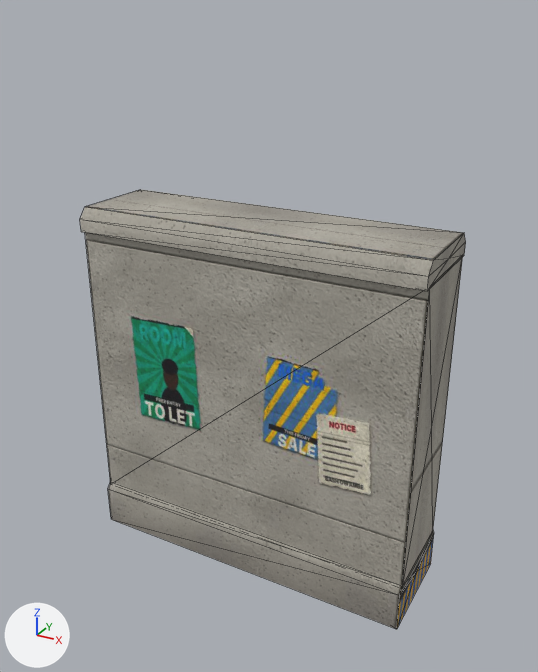
The glTF model src/assets/models/env_wall.glb: old version first, new version second.
Camera for both pictures: a camera (50 mm lens) standing at (0.941, -1.679, 1.557) and looking at (0.02, -0.004, 0.72). The axes (+X, +Y, +Z) are drawn at lower left. The lights are the same throughout. The older version comes first. Mesh edges are drawn as thin lines. Where no turn or scale is listed for an object, it has been applied to the vertices. Vertices at exactly the same position are counted once.

The older version as bpy lines, for what is in view:
```python
me_env_wall_body = bpy.data.meshes.new('env_wall_body')
me_env_wall_body.from_pydata(...)  # 38 vertices, 64 faces; spans x -0.5..0.5, y -0.15..0.15, z 0.0..1.05
me_env_wall_body.materials.append(mat_main)
ob_env_wall_body = bpy.data.objects.new('env_wall_body', me_env_wall_body)
ob_env_wall_body.location = (0.0, 0.0, 0.0)
```
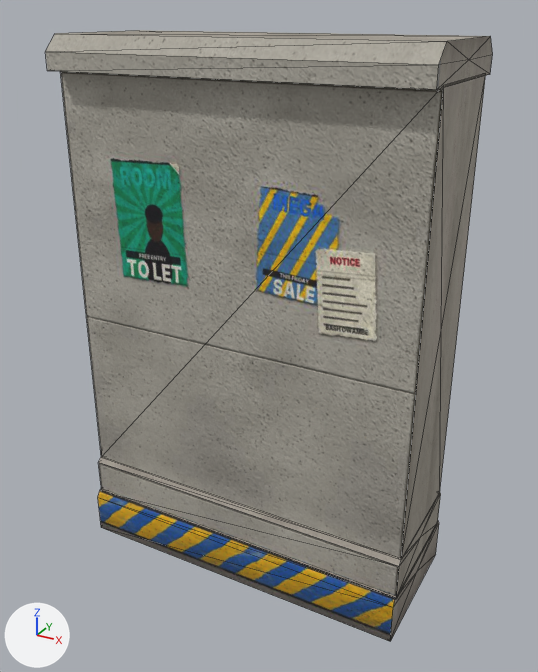
What the commit changed:
me_env_wall_body is used by ob_env_wall_body; location (0.0, 0.0, 0.0).
me_env_wall_body had 38 vertices, 64 faces and spanned x -0.5..0.5, y -0.15..0.15, z 0.0..1.05.
me_env_wall_body now has 52 vertices, 88 faces and spans x -0.5..0.5, y -0.21..0.21, z 0.0..1.5.
me_env_wall_body part 1: the loose piece of 10 vertices spanning x -0.5..0.5, y -0.135..0.135, z 0.13..0.99 is scaled about its middle by (1, 1.22, 1.36), then moved by (0.0, 0.0, 0.275).
me_env_wall_body part 2: a new loose piece of 14 vertices spanning x -0.5..0.5, y -0.18..0.18, z 0.13..0.255, in mat_main.
me_env_wall_body part 3: a new loose piece of 14 vertices spanning x -0.5..0.5, y -0.21..0.21, z 1.415..1.5, in mat_main.
me_env_wall_body part 4: the loose piece of 14 vertices spanning x -0.5..0.5, y -0.15..0.15, z 0.985..1.05 is deleted.
Part 5, on me_env_wall_body:
12 vertices are removed from x -0.5..0.5, y -0.15..0.15, z 0.0..0.14.
24 faces are deleted.
6 vertices are added at (-0.5, 0.2, 0.0), (-0.5, -0.2, 0.0), (-0.5, 0.2, 0.12), (-0.5, -0.2, 0.12), (-0.5, 0.185, 0.14), (-0.5, -0.185, 0.14).
6 new vertices lie (1.0, 0.0, 0.0) away from vertices in x -0.5, y -0.2..0.2, z 0.0..0.14.
24 new faces join them.

What differs and where, as boxes [x1, y1, x2, y2] in the pictures (538 x 672 px; the box of a moved part takes in the faces that stretch with it):
'env_wall_body', reshaped (16% wider, 39% taller): before [80, 189, 466, 629]; after [45, 30, 493, 642]
part 1 of me_env_wall_body, moved or reshaped: before [85, 232, 463, 586]; after [60, 71, 486, 558]
part 2 of me_env_wall_body, added: after [98, 456, 441, 599]
part 3 of me_env_wall_body, added: after [45, 30, 493, 90]
part 4 of me_env_wall_body, deleted: before [80, 189, 466, 291]
part 5 of me_env_wall_body, moved or reshaped: before [108, 482, 434, 629]; after [98, 489, 439, 642]
